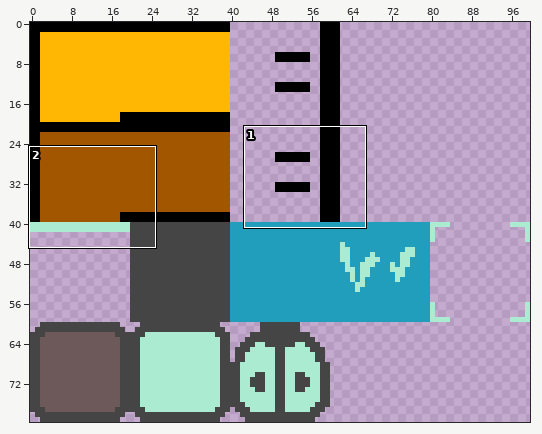
Sprite sheet: src/SnakeGame.DesktopGL/Content/snake.png. Above, an overview of the earlier version with the close-up marked.
Close-up. Before:
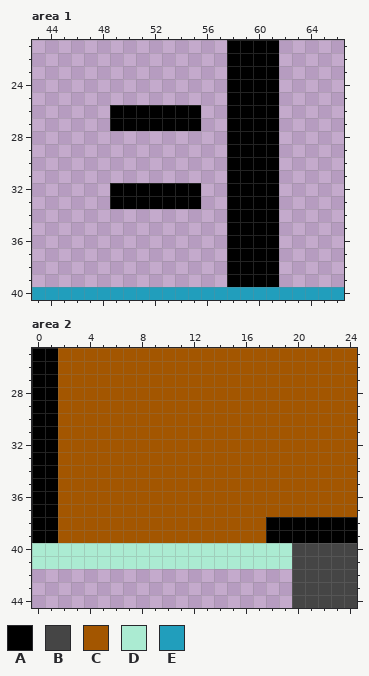
The file is 100x80 pixels. Shown: area 1: x 43..66, y 21..40; area 2: x 0..24, y 25..44. The commit also changed other parts of the picture, which this record leaves out.
Palette (. is transparent): A #000000  B #454545  C #a35600  D #abebd2  E #219ebc
Pixels before, area 1, first column x 43:
21 ...............AAAA.....
22 ...............AAAA.....
23 ...............AAAA.....
24 ...............AAAA.....
25 ...............AAAA.....
26 ......AAAAAAA..AAAA.....
27 ......AAAAAAA..AAAA.....
28 ...............AAAA.....
29 ...............AAAA.....
30 ...............AAAA.....
31 ...............AAAA.....
32 ......AAAAAAA..AAAA.....
33 ......AAAAAAA..AAAA.....
34 ...............AAAA.....
35 ...............AAAA.....
36 ...............AAAA.....
37 ...............AAAA.....
38 ...............AAAA.....
39 ...............AAAA.....
40 EEEEEEEEEEEEEEEEEEEEEEEE
Pixels before, area 2, first column x 0:
25 AACCCCCCCCCCCCCCCCCCCCCCC
26 AACCCCCCCCCCCCCCCCCCCCCCC
27 AACCCCCCCCCCCCCCCCCCCCCCC
28 AACCCCCCCCCCCCCCCCCCCCCCC
29 AACCCCCCCCCCCCCCCCCCCCCCC
30 AACCCCCCCCCCCCCCCCCCCCCCC
31 AACCCCCCCCCCCCCCCCCCCCCCC
32 AACCCCCCCCCCCCCCCCCCCCCCC
33 AACCCCCCCCCCCCCCCCCCCCCCC
34 AACCCCCCCCCCCCCCCCCCCCCCC
35 AACCCCCCCCCCCCCCCCCCCCCCC
36 AACCCCCCCCCCCCCCCCCCCCCCC
37 AACCCCCCCCCCCCCCCCCCCCCCC
38 AACCCCCCCCCCCCCCCCAAAAAAA
39 AACCCCCCCCCCCCCCCCAAAAAAA
40 DDDDDDDDDDDDDDDDDDDDBBBBB
41 DDDDDDDDDDDDDDDDDDDDBBBBB
42 ....................BBBBB
43 ....................BBBBB
44 ....................BBBBB
After:
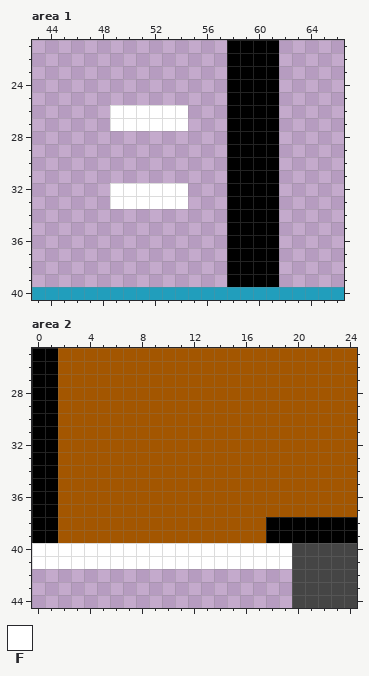
Colours new in this view: F #ffffff
Edits made:
Changed rows in their new state; - is an unchanged pixel.
Area 1:
first column x 49:
26 FFFFFF.
27 FFFFFF.
first column x 49:
32 FFFFFF.
33 FFFFFF.
Area 2:
first column x 0:
40 FFFFFFFFFFFFFFFFFFFF
41 FFFFFFFFFFFFFFFFFFFF
